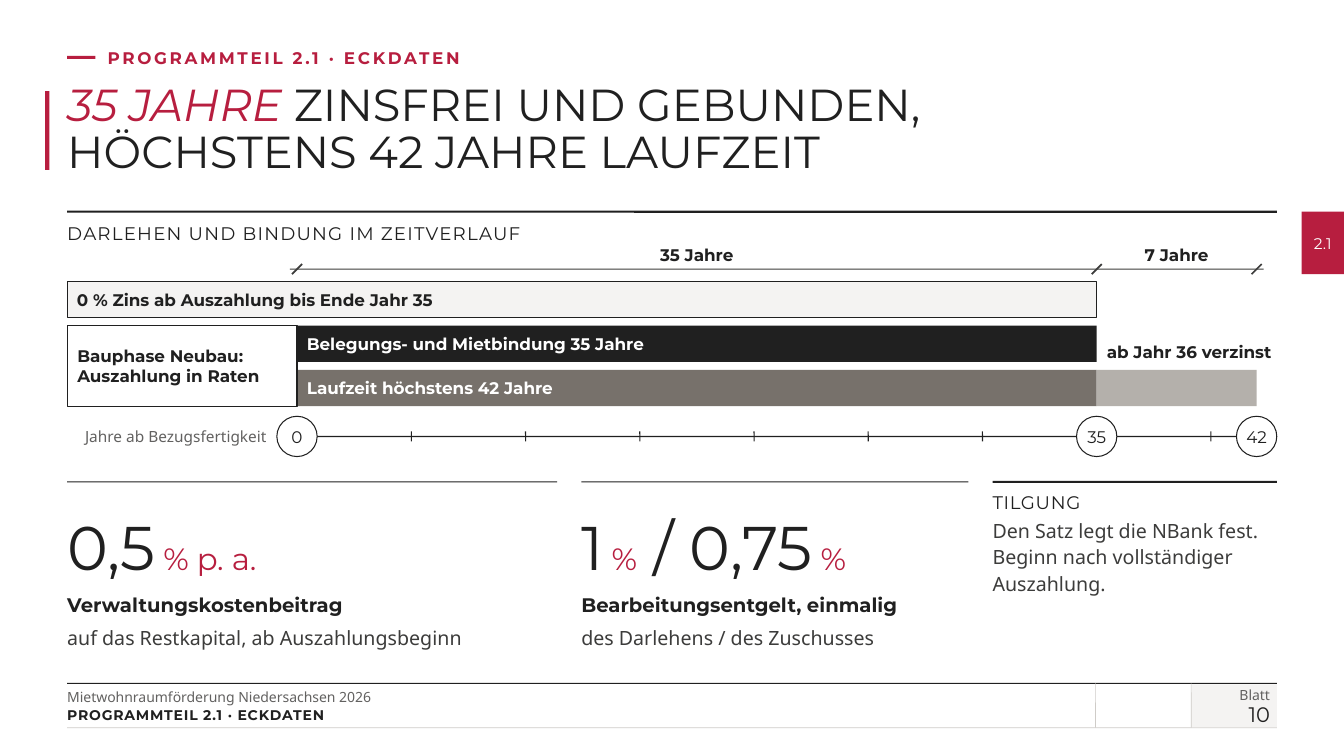
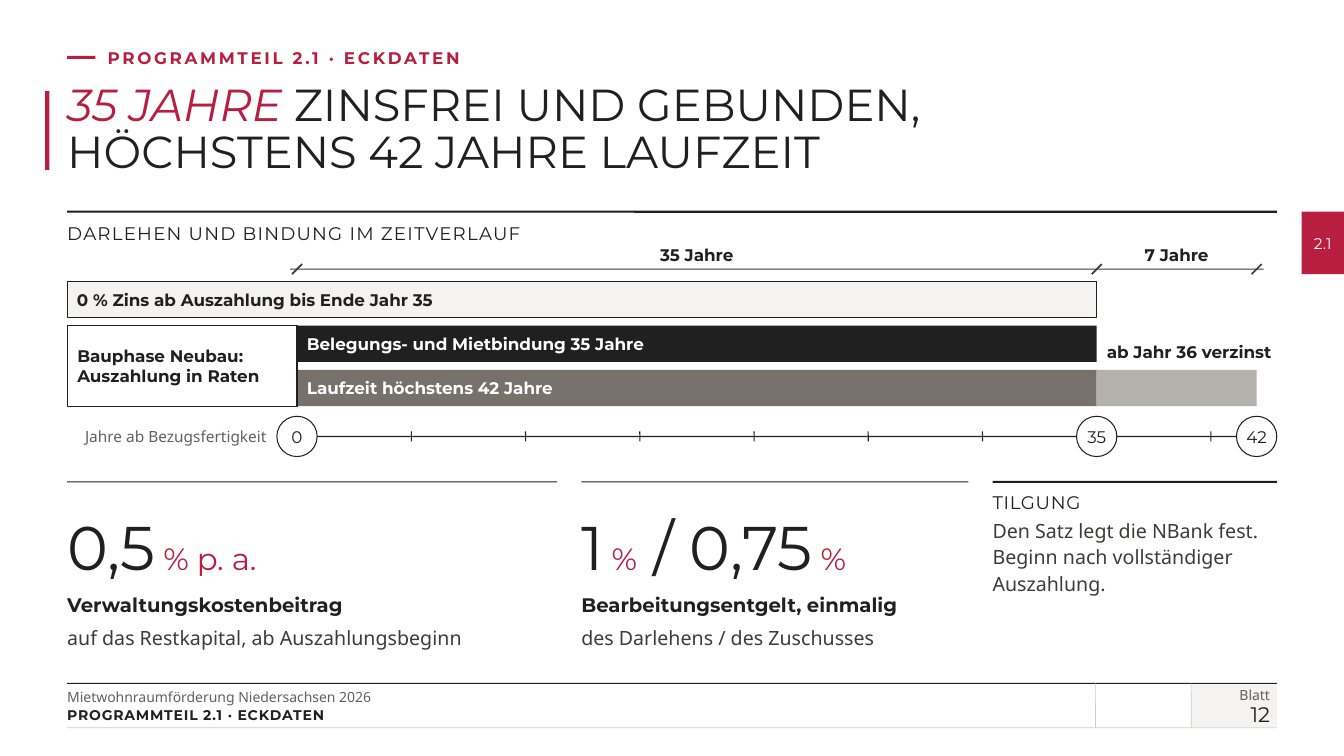
Before and after one commit to vgedaschko/NBank, a slide deck: slide 12 of praesentation/dist/PGN-Mietwohnraumfoerderung-Niedersachsen-2026-Vortrag.pptx (slide 10 before the commit). Drawn at 1344x756 pixels with LibreOffice and Linux fonts; fonts in the diff are those of the drawing; background and template pictures are left out. Boxes give left, top, right and bottom in pixels: in the first picture for what was removed or moved away, otherwise in the second. Text is boxed around its words. In the diff, an @@ line names an element or a change of style, - is before the commit and + after.

```diff
--- a/praesentation/dist/PGN-Mietwohnraumfoerderung-Niedersachsen-2026-Vortrag.pptx
+++ b/praesentation/dist/PGN-Mietwohnraumfoerderung-Niedersachsen-2026-Vortrag.pptx
@@ text at bbox=[1251, 707, 1271, 722]: text changed @@
-10
+12
```
Also in this commit, not shown: 24 other slides changed, 3 slides added, 47 other files.
